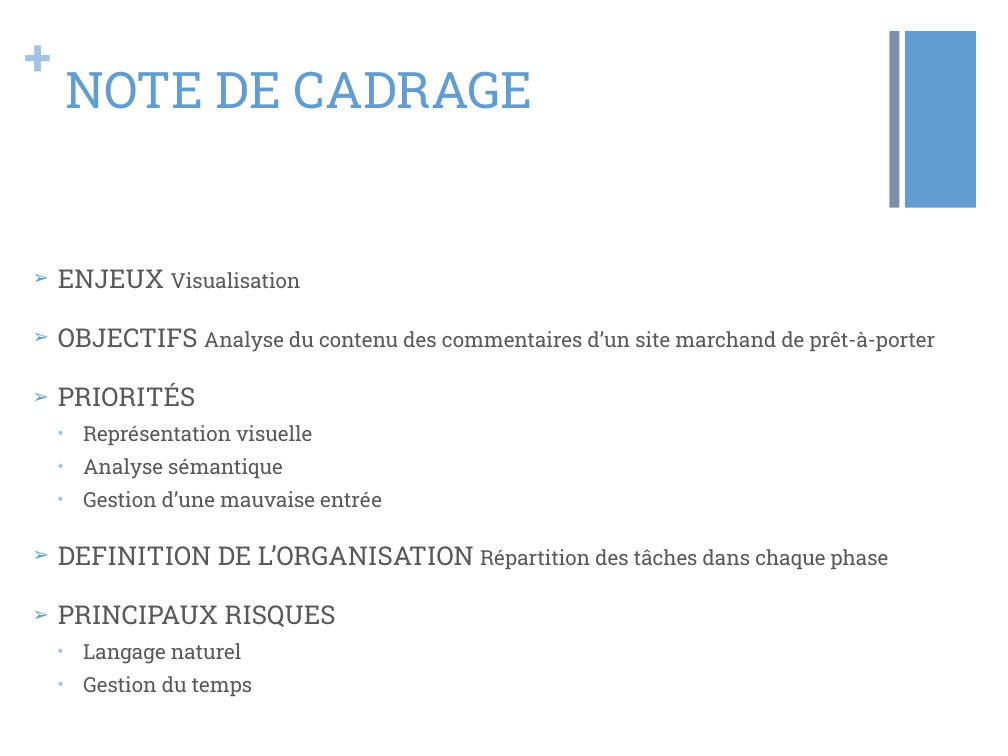
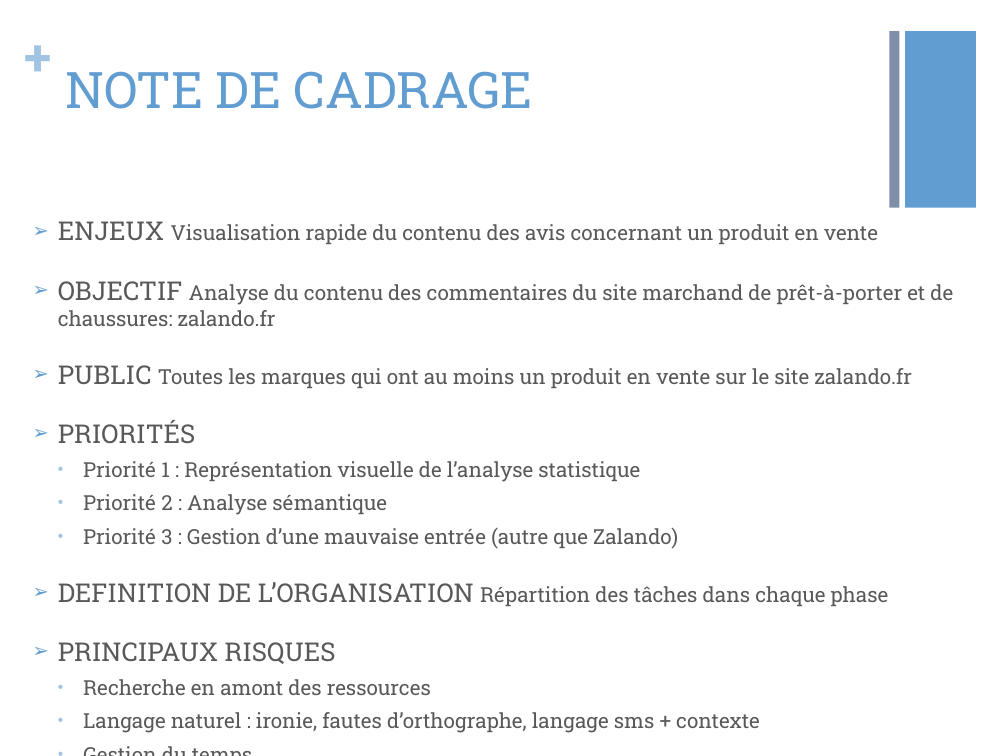
Before and after one commit to vibiscus/python, a slide deck: slide 5 of Presentation 29 avril V2.pptx (slide 3 before the commit). Drawn at 1008x756 pixels with LibreOffice and Linux fonts; fonts in the diff are those of the drawing. Boxes give left, top, right and bottom in pixels: in the first picture for what was removed or moved away, otherwise in the second. Text is boxed around its words. In the diff, an @@ line names an element or a change of style, - is before the commit and + after.

```diff
--- a/Presentation 29 avril V2.pptx
+++ b/Presentation 29 avril V2.pptx
@@ text "ENJEUX Visualisation rapide du contenu ...": place and size @@
-text "ENJEUX Visualisation rapide du contenu ..." at <box>58,269,936,696</box>
+text "ENJEUX Visualisation rapide du contenu ..." at <box>58,221,953,733</box>
@@ text at <box>58,221,953,388</box>: text changed @@
-➢ ENJEUX Visualisation
-➢ OBJECTIFS Analyse du contenu des commentaires d’un site marchand de prêt-à-porter
+➢ ENJEUX Visualisation rapide du contenu des avis concernant un produit en vente
+➢ OBJECTIF Analyse du contenu des commentaires du site marchand de prêt-à-porter et de chaussures: zalando.fr
+➢ PUBLIC Toutes les marques qui ont au moins un produit en vente sur le site zalando.fr
@@ text at <box>83,461,678,549</box>: text changed @@
-  • Représentation visuelle
-  • Analyse sémantique
-  • Gestion d’une mauvaise entrée
+  • Priorité 1 : Représentation visuelle de l’analyse statistique
+  • Priorité 2 : Analyse sémantique
+  • Priorité 3 : Gestion d’une mauvaise entrée (autre que Zalando)
@@ text at <box>83,679,760,733</box>: text changed @@
-  • Langage naturel
+  • Recherche en amont des ressources
+  • Langage naturel : ironie, fautes d’orthographe, langage sms + contexte
```
Also in this commit, not shown: 4 other slides changed, 2 slides added, 1 other file.
